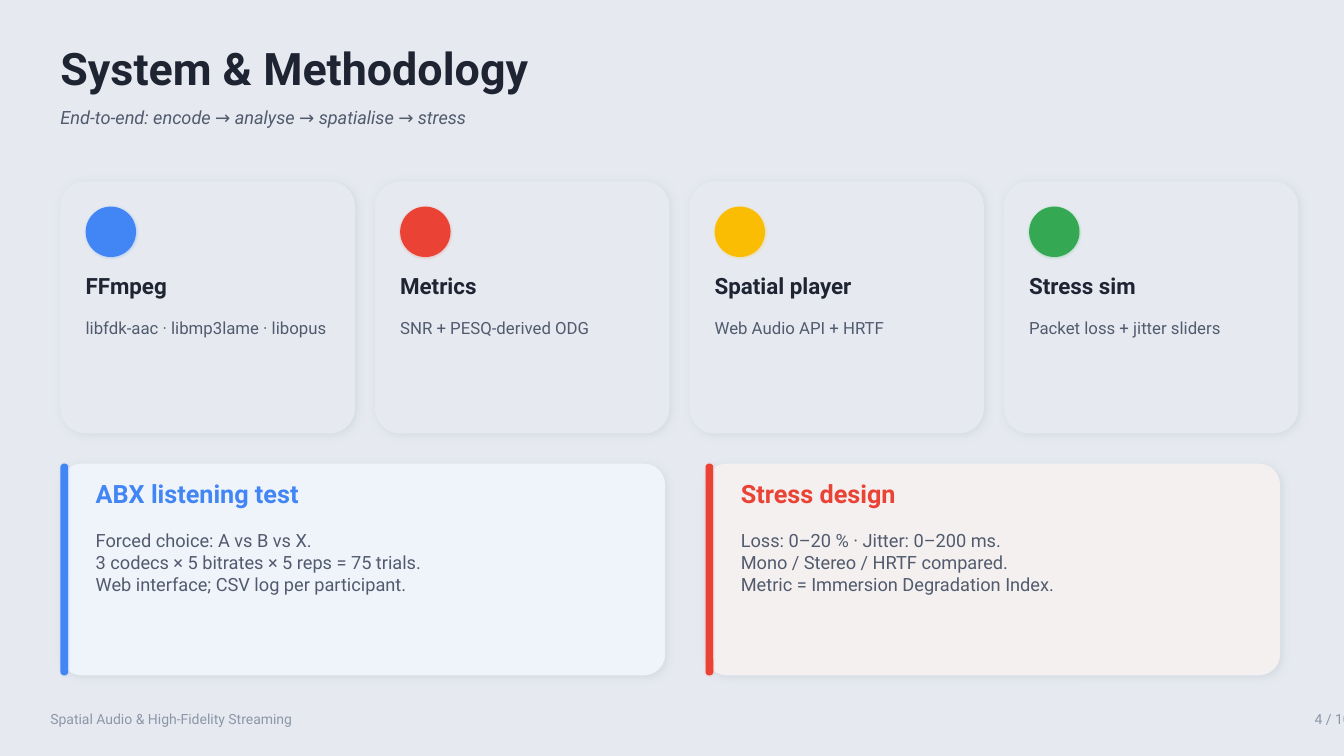
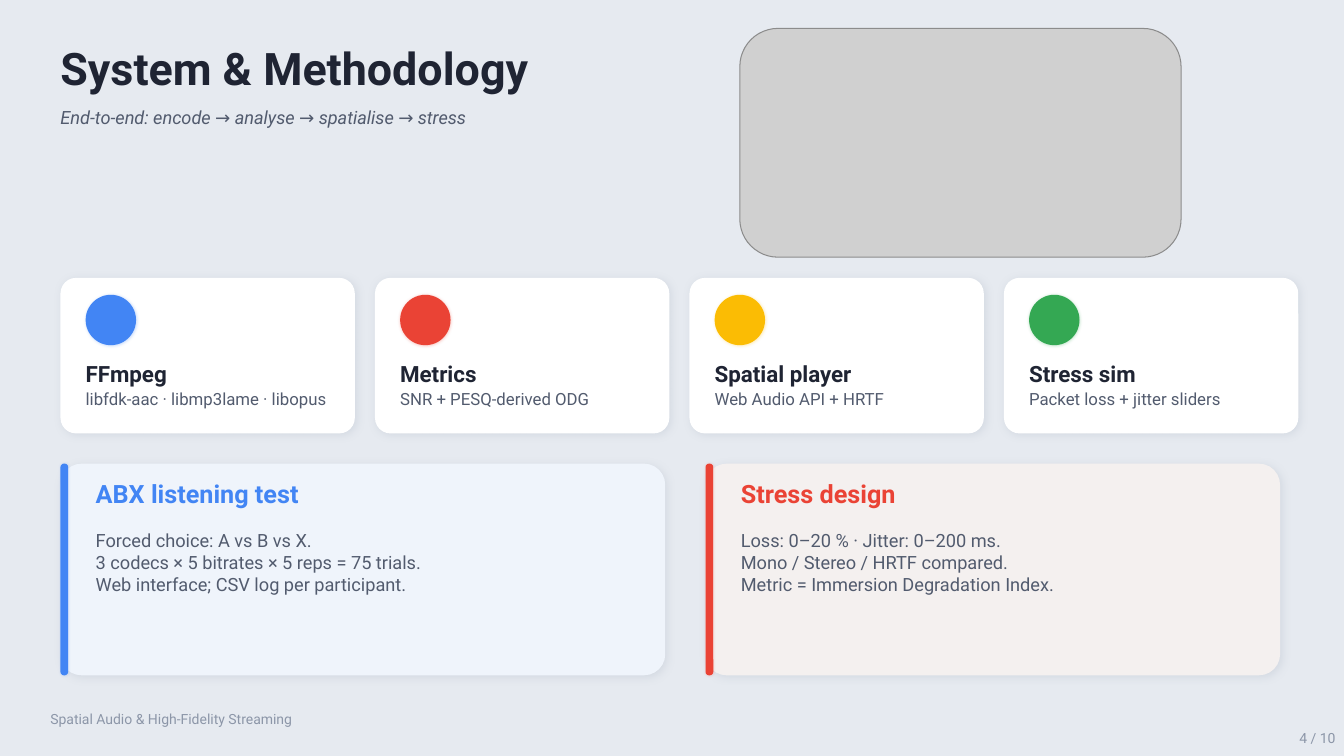
Before and after one commit to vanowarna/spatial-audio-and-high-fidelity-streaming, a slide deck: slide 4 of deliverables/Spatial_Audio_Presentation.pptx. Drawn at 1344x756 pixels with LibreOffice and Linux fonts; fonts in the diff are those of the drawing; grey boxes stand for pictures. Boxes give left, top, right and bottom in pixels: in the first picture for what was removed or moved away, otherwise in the second. Text is boxed around its words. In the diff, an @@ line names an element or a change of style, - is before the commit and + after.

```diff
--- a/deliverables/Spatial_Audio_Presentation.pptx
+++ b/deliverables/Spatial_Audio_Presentation.pptx
@@ picture added at (x1=740, y1=28, x2=1182, y2=257) @@
@@ rounded rectangle resized from (x1=60, y1=181, x2=355, y2=434) to (x1=60, y1=278, x2=355, y2=434) @@
@@ rounded rectangle resized from (x1=375, y1=181, x2=669, y2=434) to (x1=375, y1=278, x2=669, y2=434) @@
@@ rounded rectangle resized from (x1=690, y1=181, x2=984, y2=434) to (x1=690, y1=278, x2=984, y2=434) @@
@@ fill #E6EAF0 to #FFFFFF in 4 elements at (x1=60, y1=278, x2=355, y2=434), (x1=375, y1=278, x2=669, y2=434), (x1=690, y1=278, x2=984, y2=434), (x1=1004, y1=278, x2=1299, y2=434) @@
@@ rounded rectangle resized from (x1=1004, y1=181, x2=1299, y2=434) to (x1=1004, y1=278, x2=1299, y2=434) @@
@@ 4 ellipses moved together from (x1=86, y1=207, x2=1080, y2=257) to (x1=86, y1=294, x2=1080, y2=345) @@
@@ 4 texts moved together from (x1=86, y1=321, x2=1220, y2=338) to (x1=86, y1=392, x2=1220, y2=409) @@
@@ 4 texts moved together from (x1=86, y1=277, x2=1136, y2=299) to (x1=86, y1=365, x2=1136, y2=387) @@
@@ text "4 / 10" rewrapped from (x1=1315, y1=714, x2=1344, y2=724) to (x1=1299, y1=733, x2=1336, y2=743) @@
```
Also in this commit, not shown: 9 other slides changed, 15 other files.
